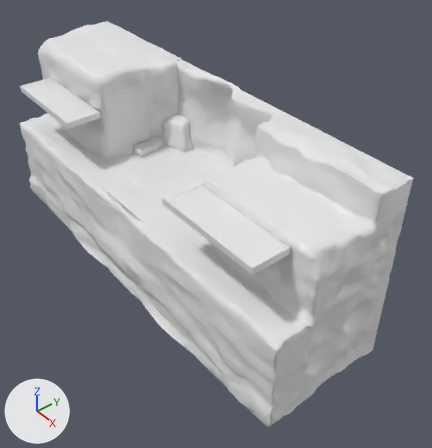
The Blender file SFG_UnityProject/Assets/03_Models/Maps/Forest/Forest Blender File v2.blend, before and after one commit.
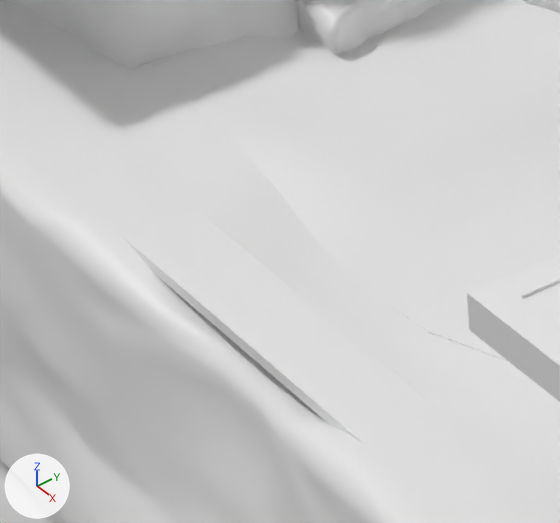
Each version appears first whole from a 50 mm camera at (23.04, -12.76, 15.27) aimed at (2.43, 3.67, -4.71), and next in a close-up on the part from 19% to 41% of the width and 33% to 53% of the height. The lights are fixed; the arrows at lower left show +X, +Y and +Z. Materials are left out; every surface is plain grey.

Script lines for the objects in view, before the commit:
```python
me_cube = bpy.data.meshes.new('Cube')
me_cube.from_pydata(...)  # 1479 vertices, 2820 faces; spans x -3.3..2.7, y 0.7..6.2, z -47.9..13.7
me_cube.polygons.foreach_set('use_smooth', [True] * 2820)
me_cube.materials.append(mat_m_leftlandscape)
me_cube_007 = bpy.data.meshes.new('Cube.007')
me_cube_007.from_pydata(...)  # a box spanning x -1.0..1.0, y -1.0..1.0, z -1.0..1.0
me_cylinder_002 = bpy.data.meshes.new('Cylinder.002')
me_cylinder_002.from_pydata(...)  # 642 vertices, 640 faces; spans x -27.06..-24.68, y 3.52..11.12, z -4.52..-3.89
me_cylinder_002.polygons.foreach_set('use_smooth', [True] * 640)
ob_bridge = bpy.data.objects.new('Bridge', me_cube_007)
ob_bridge.location = (-0.75, -0.21, -2.95)
ob_bridge.scale = (2.84, 0.384, 0.0616)
ob_r_background = bpy.data.objects.new('R.Background', me_cube)
ob_r_background.location = (-7.52, 0.0, 0.0)
ob_r_background.scale = (1.5, 1.0, 0.172)
ob_rock_3 = bpy.data.objects.new('Rock 3', me_cylinder_002)
ob_rock_3.location = (6.15, 1.63, 1.61)
ob_rock_3.scale = (0.381, 0.254, 1.0)
# also in view: 'Front Platform' at (0.02, -0.23, -5.48); 'R.Platform' at (7.49, 0.0, 0.0); 'Back Platform' at (0.17, 4.04, -0.52)
```
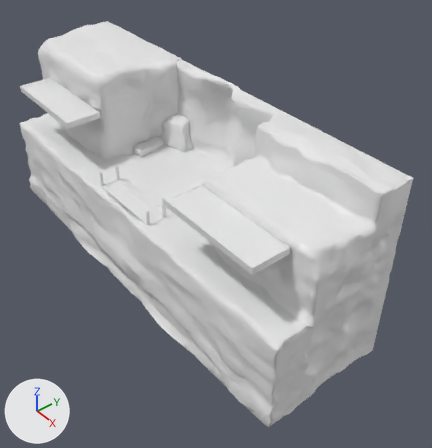
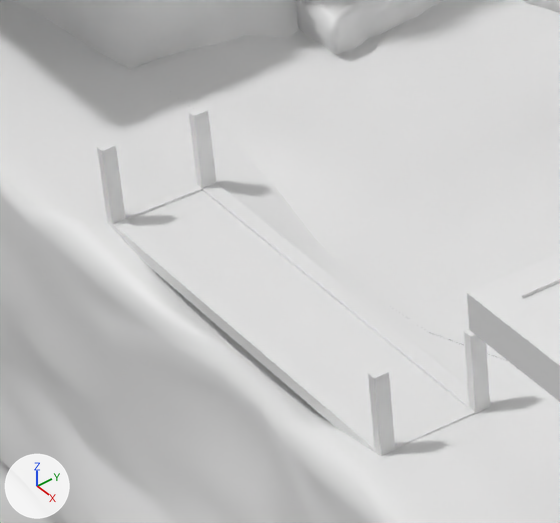
Location of each change, [x1, y1, x2, y2] in pixels of the close-ups (560 x 523 px):
'Bridge', reshaped, moved, rescaled: before [121, 206, 439, 444]; after [97, 107, 490, 456]

What the commit changed:
me_cube_007 is used by ob_bridge; location (-0.75, -0.21, -2.95); scale (2.84, 0.384, 0.0616).
me_cube_007 had 8 vertices, 6 faces and spanned x -1.0..1.0, y -1.0..1.0, z -1.0..1.0.
me_cube_007 now has 52 vertices, 50 faces and spans x -1.0..1.0, y -1.0..1.0, z -1.0..12.77.
Part 1, on me_cube_007:
6 faces are deleted.
8 vertices are added at x -1.0..1.0, y -0.74..0.72, z -1.0..1.0.
6 new vertices lie (-0.04, 0.0, 0.0) away from vertices in x 1.0, y -1.0..1.0, z -1.0..1.0.
9 new vertices lie (0.0, 0.0, 11.77) away from vertices in x -1.0..1.0, y -1.0..1.0, z 1.0.
9 new vertices lie (0.0, 0.26, 0.0) away from vertices in x -1.0..1.0, y -1.0, z -1.0..12.77.
12 new vertices lie (0.04, 0.0, 0.0) away from vertices in x -1.0, y -1.0..1.0, z -1.0..12.77.
50 new faces join them.
Object 'Bridge' (ob_bridge) moves from (-0.75, -0.21, -2.95) to (0.03, -0.04, -2.89).
Object 'Bridge' (ob_bridge) is rescaled from (2.84, 0.384, 0.0616) to (2.3, 0.562, 0.0678).
